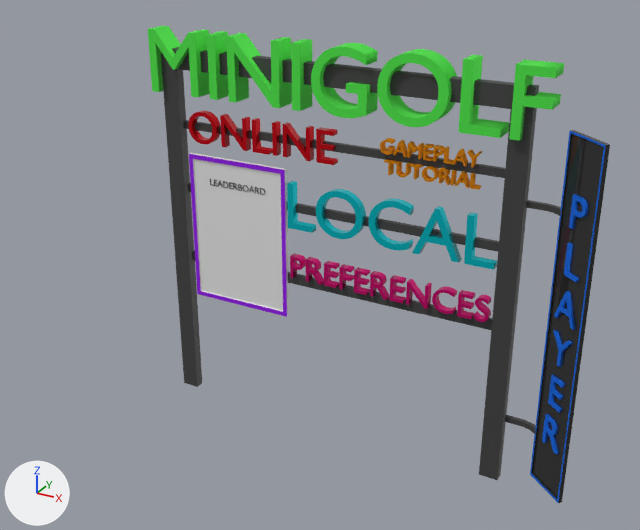
Before and after pictures for a commit that changed the Blender file assets/blend_files/main_menu.blend.
Before and after are seen from a 50 mm lens placed at (38.7, -72.4, 55.2), pointed at (7.5, -15.7, 26.8). Every picture has the same lights, and +X, +Y and +Z are marked at lower left.

In view in the first picture: 'leaderboard_board', 'local', 'main_menu_player_board', 'main_menu_player_text', 'minigolf', 'online', 'preferences', 'sign_body', 'tutorial'.
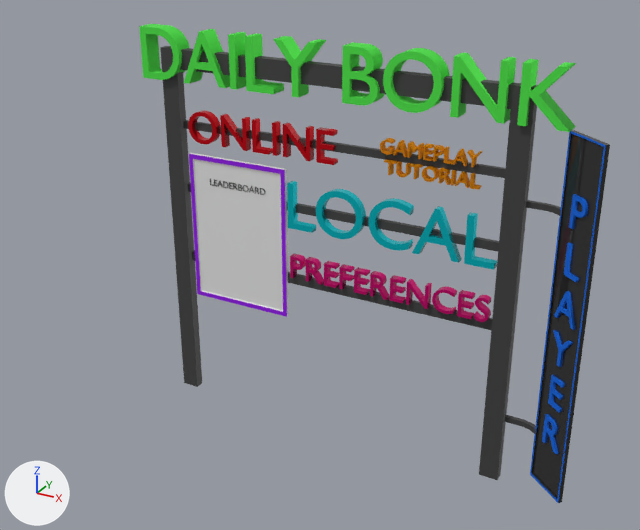
Changed parts and their boxes [x1, y1, x2, y2] in the pictures (640 x 530 px):
'minigolf', text changed, moved, rescaled (6% shorter)
    before: [148, 26, 564, 141]
    after: [139, 24, 576, 132]

The change in detail:
In text 'main_menu_interface_minigolf' (txt_main_menu_interface_minigolf), body goes from 'MINIGOLF' to 'DAILY BONK'.
In text 'main_menu_interface_minigolf' (txt_main_menu_interface_minigolf), align_x is now set to 'CENTER'.
Object 'minigolf' (ob_minigolf) moves from (-20.84, 0.0, 34.87) to (0.3, 0.0, 36.09).
Object 'minigolf' (ob_minigolf) is rescaled from (9.18, 9.18, 1.0) to (7.59, 7.59, 0.827).
